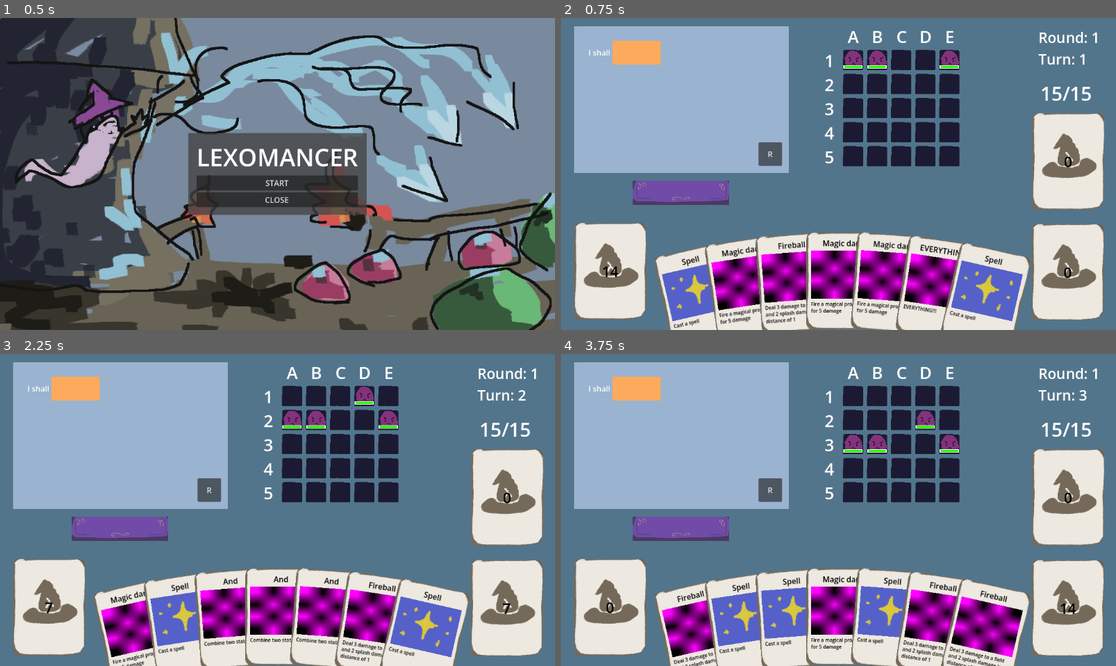
Above: before the commit, frames 1-4 (two rows, left to right).
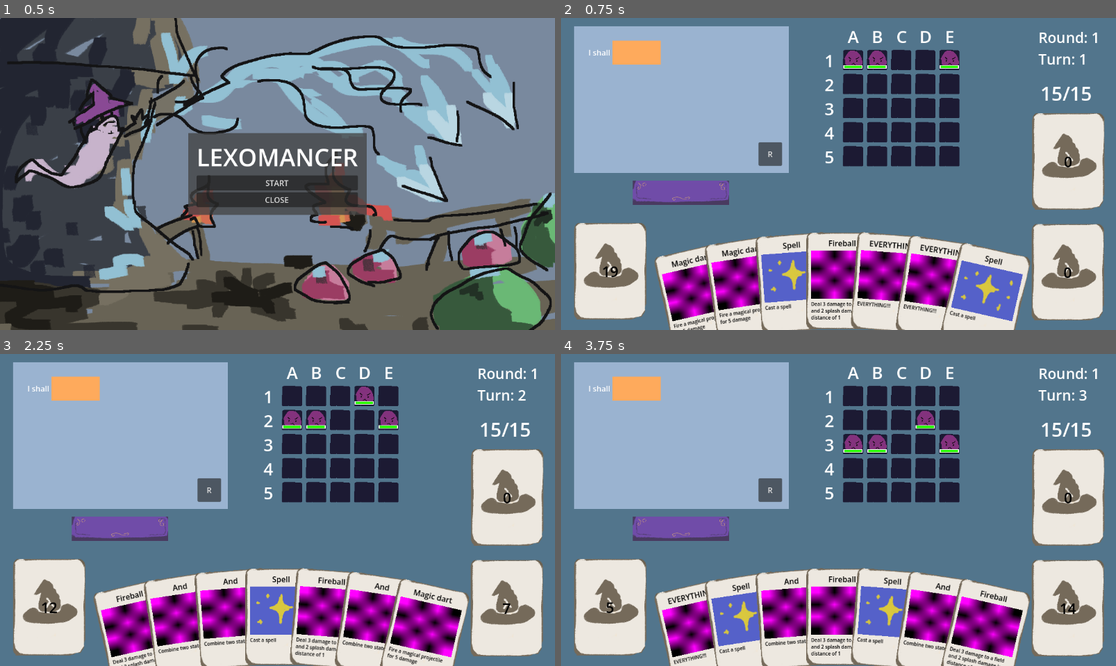
Above: after the commit, the same moments.

Repository: FlyingCheeseDemon/lexomancer
Game: Godot game, scene res://scenes/main.tscn
Two runs of this game, one before a commit and one after it. Both use one fixed random seed, a clock stepped at 60 frames per second and the inputs below.
Inputs (mouse positions are in pixels of both pictures, inside the frame that each line leads up to):
- Up to frame 1 (0.5 s): no input
- Up to frame 2 (0.75 s): click "START" at 0.5 s
- Up to frame 3 (2.25 s): click "R" at 1.25 s; click (122, 528) at 2 s
- Up to frame 4 (3.75 s): click "R" at 2.75 s; click (683, 528) at 3.5 s

Frame 1 is identical in both runs. In frame 2, 3.5% of the frame differs, in the area x 8-63%, y 71-100%; in frame 3, 5.4%, in the area x 7-84%, y 71-100%; in frame 4, 2.1%.

Commit message:
card draft between rounds

Diff:
--- /dev/null
+++ b/scenes/card_draft.tscn
@@ -0,0 +1,48 @@
+[gd_scene format=3 uid="uid://uuqqlx5a2yt2"]
+
+[ext_resource type="Script" uid="uid://boxkeudahdpdy" path="res://scripts/card_draft.gd" id="1_whawf"]
+
+[node name="CardDraft" type="CanvasLayer" unique_id=1895052365]
+script = ExtResource("1_whawf")
+
+[node name="ColorRect" type="ColorRect" parent="." unique_id=778061435]
+anchors_preset = 15
+anchor_right = 1.0
+anchor_bottom = 1.0
+grow_horizontal = 2
+grow_vertical = 2
+color = Color(0.31, 0.31, 0.31, 0.54509807)
+
+[node name="CenterContainer" type="CenterContainer" parent="." unique_id=1379688253]
+anchors_preset = 15
+anchor_right = 1.0
+anchor_bottom = 1.0
+grow_horizontal = 2
+grow_vertical = 2
+
+[node name="ColorRect" type="ColorRect" parent="CenterContainer" unique_id=572930855]
+custom_minimum_size = Vector2(800, 400)
+layout_mode = 2
+color = Color(0.35311186, 0.359747, 0.5277081, 1)
+
+[node name="CenterContainer" type="CenterContainer" parent="CenterContainer/ColorRect" unique_id=875480368]
+layout_mode = 1
+anchors_preset = 15
+anchor_right = 1.0
+anchor_bottom = 1.0
+grow_horizontal = 2
+grow_vertical = 2
+
+[node name="HBoxContainer" type="HBoxContainer" parent="CenterContainer/ColorRect/CenterContainer" unique_id=1337659225]
+layout_mode = 2
+alignment = 1
+
+[node name="Label" type="Label" parent="CenterContainer/ColorRect" unique_id=804856130]
+layout_mode = 1
+anchors_preset = 10
+anchor_right = 1.0
+offset_bottom = 23.0
+grow_horizontal = 2
+theme_override_font_sizes/font_size = 24
+text = "Pick a card to add to your deck"
+horizontal_alignment = 1
--- a/scenes/game.tscn
+++ b/scenes/game.tscn
@@ -56,6 +56,8 @@
 text = "Round: 0
 Turn: 0"
 
+[node name="EventOverlayNode" type="Node" parent="." unique_id=1525263624]
+
 [connection signal="cell_clicked" from="Battlefield" to="." method="_on_battlefield_cell_clicked"]
 [connection signal="player_attacked" from="Battlefield" to="." method="_on_battlefield_player_attacked"]
 [connection signal="button_up" from="EndTurnButton" to="." method="_on_end_turn_button_button_up"]
--- a/scripts/card_areas.gd
+++ b/scripts/card_areas.gd
@@ -32,12 +32,12 @@
 		new_card = Card.from_statement(statement)
 		deck.add_top_deck(new_card)
 
-	for i in range(1):
+	for i in range(4):
 		statement = statement_manager.get_statement_by_name("everything")
 		new_card = Card.from_statement(statement)
 		deck.add_top_deck(new_card)
 
-	for i in range(3):
+	for i in range(5):
 		statement = statement_manager.get_statement_by_name("and")
 		new_card = Card.from_statement(statement)
 		deck.add_top_deck(new_card)
@@ -58,6 +58,7 @@
 
 	while discard.get_length():
 		deck.add_top_deck(discard.draw())
+	deck.shuffle()
 
 func _input(event:InputEvent) -> void:
 	if event is InputEventMouseButton and event.button_index == MOUSE_BUTTON_RIGHT:
--- /dev/null
+++ b/scripts/card_draft.gd
@@ -0,0 +1,24 @@
+extends CanvasLayer
+
+class_name CardDraft
+
+const scene = "res://scenes/card_draft.tscn"
+
+@onready var card_container := $CenterContainer/ColorRect/CenterContainer/HBoxContainer
+
+signal card_selected
+
+static func constructor() -> CardDraft:
+	var self_scene = load(scene)
+	var obj = self_scene.instantiate()
+	return obj
+
+func add_card(card:Card) -> void:
+	var card_ctrl = CardCtrl.constructor(card)
+	self.card_container.add_child(card_ctrl)
+	card_ctrl.mouse_filter = Control.MOUSE_FILTER_STOP
+	card_ctrl.connect("card_drag_start",_on_card_clicked)
+
+func _on_card_clicked(card:CardCtrl) -> void:
+	card_selected.emit(card.card)
+	self.queue_free()
--- a/scripts/entity_manager.gd
+++ b/scripts/entity_manager.gd
@@ -41,8 +41,8 @@
 	entity_list.sort_custom(sort_entity_data_by_danger_value_descending)
 	return entity_list
 
-func get_enemies_danger_value_by_name(name:String) -> int:
+func get_enemies_danger_value_by_name(entity_name:String) -> int:
 	if len(entity_dictionary.keys()) == 0:
 		initialize_entity_dict();
-	var entity_data:EntityData = entity_dictionary[name]
+	var entity_data:EntityData = entity_dictionary[entity_name]
 	return entity_data.danger_value
--- a/scripts/game.gd
+++ b/scripts/game.gd
@@ -10,6 +10,7 @@
 @onready var player_health_label:Label = $PlayerHealthLabel
 @onready var player:Player = $Player
 @onready var round_turn_label:Label = $RoundTurnLabel
+@onready var event_overlay:Node = $EventOverlayNode
 
 const scene = "res://scenes/game.tscn"
 
@@ -17,6 +18,12 @@
 var turn_number:int = 0
 var remaining_enemies:Array[String] = []
 var spawn_rate = 3
+var cards_to_draft = 3
+var draft_rarity_dict = {
+	ENUMS.ST_RARITIES.COMMON : 0.8,
+	ENUMS.ST_RARITIES.RARE: 0.15,
+	ENUMS.ST_RARITIES.VERY_RARE: 0.05
+}
 
 signal game_over
 
@@ -67,7 +74,17 @@
 func end_round() -> void:
 	_reset_board()
 
+	var card_selection = CardDraft.constructor()
+	event_overlay.add_child(card_selection)
+	card_selection.connect("card_selected",_on_card_selected)
+	var cards_to_offer = generate_cards_to_offer()
+	for card in cards_to_offer:
+		card_selection.add_card(card)
 	# award cards here, any events
+
+func _on_card_selected(card:Card) -> void:
+	card_manager.deck.add_top_deck(card)
+	card_manager.deck.shuffle()
 	start_round() # for now
 
 func _reset_board() -> void:
@@ -90,6 +107,24 @@
 			index += 1
 	enemy_to_generate_list.reverse() # the easy enemies come first
 	return enemy_to_generate_list
+
+func generate_cards_to_offer() -> Array[Card]:
+	# player.type will eventually factor in here
+	var cards_to_offer:Array[Card] = []
+	var rng = RandomNumberGenerator.new()
+	for i in range(cards_to_draft):
+		var rarity_pull = rng.randf()
+		var rarity_to_give:ENUMS.ST_RARITIES
+		if rarity_pull < draft_rarity_dict[ENUMS.ST_RARITIES.COMMON]:
+			rarity_to_give = ENUMS.ST_RARITIES.COMMON
+		elif rarity_pull < draft_rarity_dict[ENUMS.ST_RARITIES.COMMON] + draft_rarity_dict[ENUMS.ST_RARITIES.RARE]:
+			rarity_to_give = ENUMS.ST_RARITIES.RARE
+		else:
+			rarity_to_give = ENUMS.ST_RARITIES.VERY_RARE
+		var options = statement_manager.get_valid_statements_for_offer(rarity_to_give)
+		var statement_to_offer = options.pick_random()
+		cards_to_offer.append(Card.from_statement(statement_to_offer))
+	return cards_to_offer
 
 func _on_end_turn_button_button_up() -> void:
 	end_turn()
--- a/scripts/statememt_manager.gd
+++ b/scripts/statememt_manager.gd
@@ -29,3 +29,15 @@
 	var statement = get_statement_data_by_name(key)
 	var statement_object := Statement.constructor(statement)
 	return statement_object
+
+func get_valid_statements_for_offer(rarity:ENUMS.ST_RARITIES) -> Array[Statement]:
+	if len(statement_dictionary.keys()) == 0:
+		initialize_statement_dict();
+	var statement_name_list:Array = statement_dictionary.keys().duplicate()
+	var statement_list:Array[Statement] = []
+	for i in range(len(statement_name_list)):
+		var statement = get_statement_by_name(statement_name_list[i])
+		if statement.data.rarity == rarity:
+			statement_list.append(statement)
+
+	return statement_list
Not shown, added: scripts/card_draft.gd.uid
